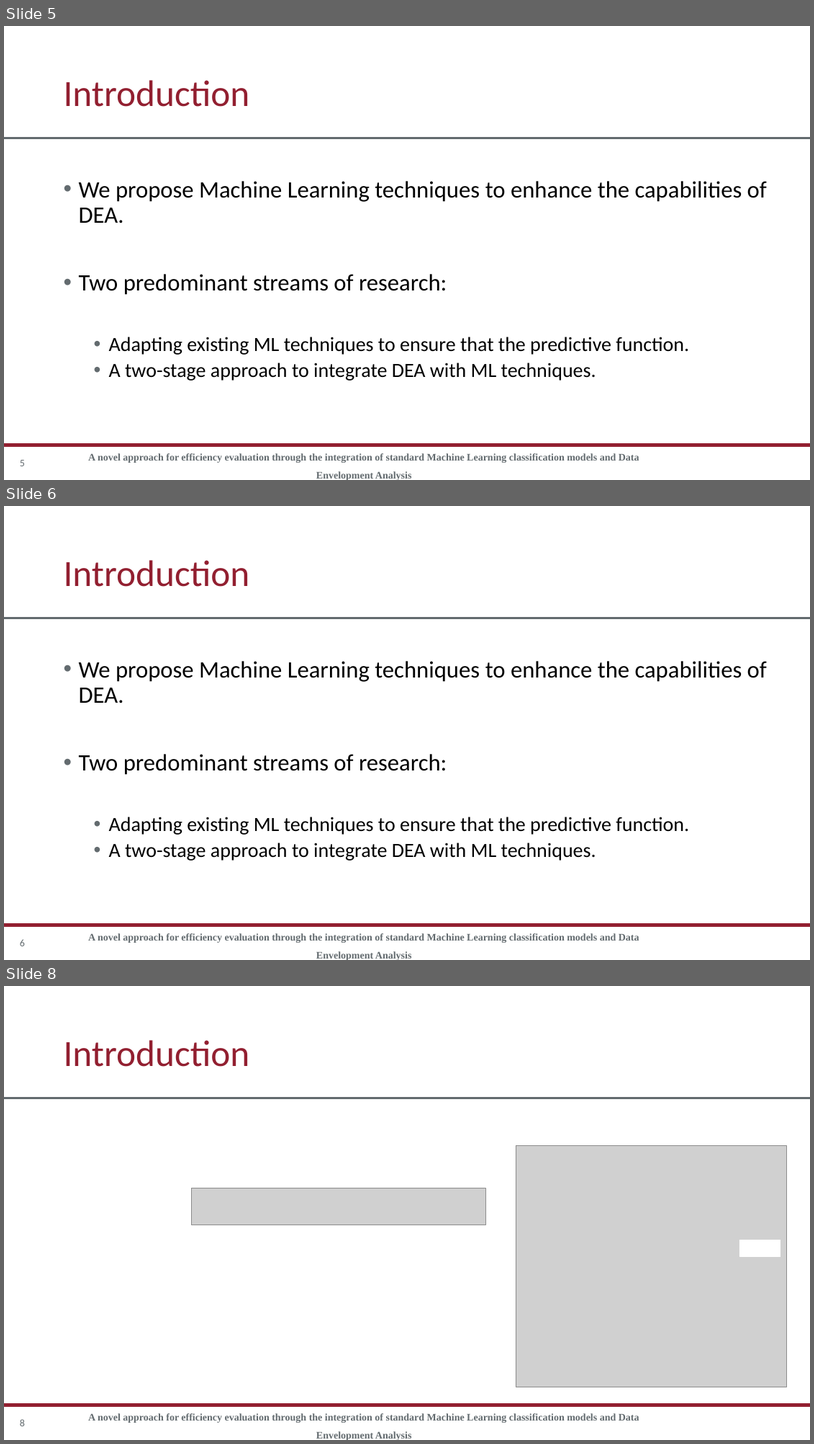
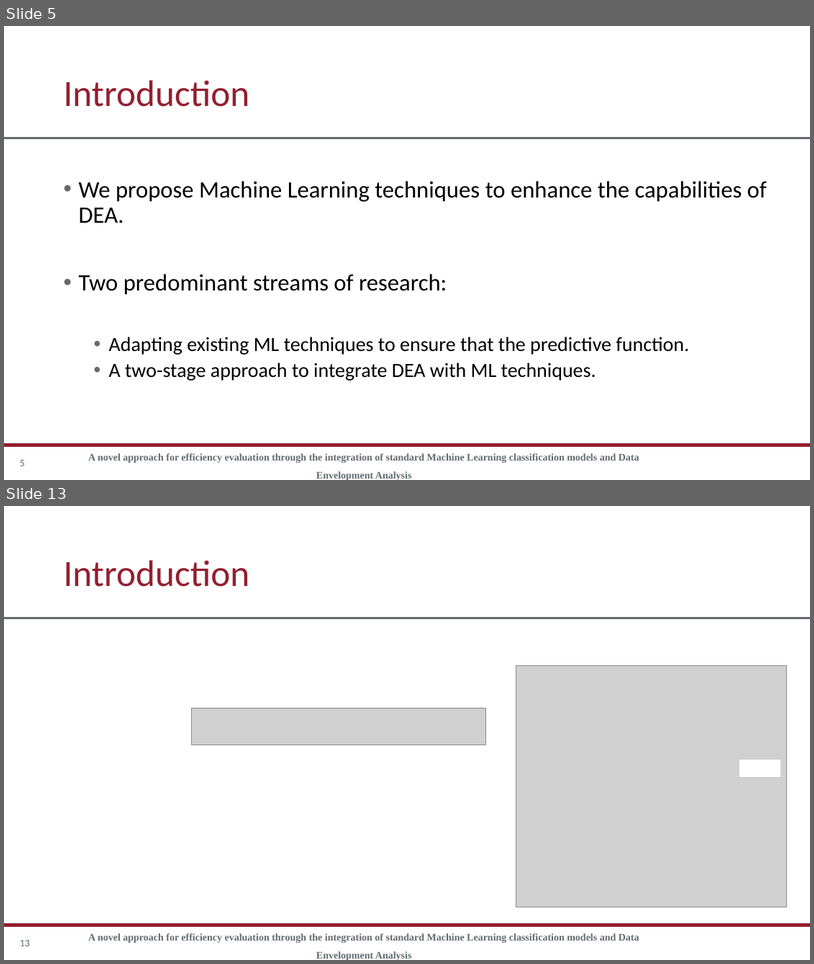
Before and after one commit to rgonzalezmoyano/Cafee, a slide deck: articulo 1 XAI/Presentación/Presentacion XAI cafee.pptx. Shown one above the other, each under a label of ours: slides 5, 6 and 8 before the commit, slides 5 and 13 after it; the slides between them are not shown. The pictures are 814x1444 and 814x964 pixels, drawn with LibreOffice and Linux fonts; fonts in the diff are those of the drawing; grey boxes stand for pictures; background and template pictures are left out. Boxes give left, top, right and bottom in pixels: in the first picture for what was removed or moved away, otherwise in the second. Text is boxed around its words. In the diff, an @@ line names an element or a change of style, - is before the commit and + after.

```diff
--- a/articulo 1 XAI/Presentación/Presentacion XAI cafee.pptx
+++ b/articulo 1 XAI/Presentación/Presentacion XAI cafee.pptx
@@ slide 6 removed at [4, 506, 810, 960], background #FFFFFF; not listed: 2 template elements that a slide beside it also shows @@
@@ title removed at [64, 560, 250, 587] @@
-Introduction
@@ text removed at [79, 661, 767, 860] @@
-• We propose Machine Learning techniques to enhance the capabilities of DEA.
-• Two predominant streams of research:
-  • Adapting existing ML techniques to ensure that the predictive function.
-  • A two-stage approach to integrate DEA with ML techniques.
@@ text removed at [88, 933, 640, 960] @@
-A novel approach for efficiency evaluation through the integration of standard Machine Learning classification models and Data Envelopment Analysis
@@ page number removed at [20, 939, 25, 946] @@
-6
@@ what was slide 8 is now slide 13 @@
@@ page number at [20, 939, 30, 946]: text changed @@
-8
+13
```
Also in this commit, not shown: 3 slides changed, 1 other file.
